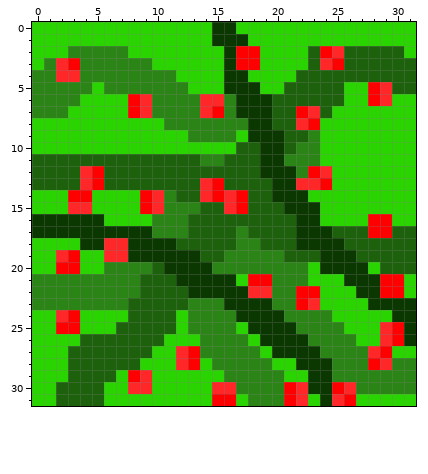
Two versions of one pixel-art sprite, png/bush.png. That is the earlier state.
The file is 32x32 pixels.
Once edited:
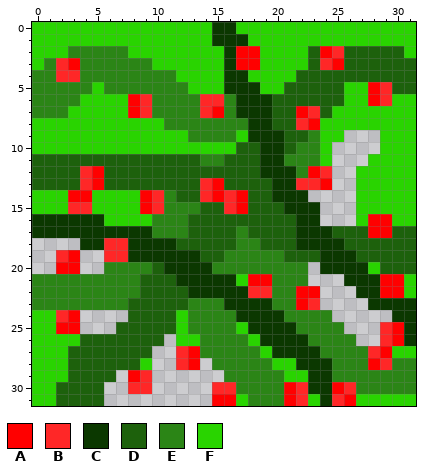
Palette (. is transparent): A #ff0000  B #ff2727  C #0b3800  D #1d610c  E #2b8516  F #29d400
The exact change:
Changed rows in their new state; - is an unchanged pixel.
first column x 0:
 9 --------------------------...-
10 -------------------------....-
11 -------------------------...--
12 -------------------------..---
13 -------------------------..---
14 -----------------------....---
15 ------------------------...---
16 ------------------------...---
18 ....--------------------------
19 ..--..------------------------
20 ..--..-----------------.------
21 -----------------------...----
22 ------------------------...---
23 ------------------------....--
24 ----....-----------------.....
25 ----...-------------------...-
26 -----------.---------------..-
27 ----------..------------------
28 ----------..--.---------------
29 -------.--......--------------
30 ------..--.....---------------
31 ------.........---------------
Where, in picture pixels (left, top, right, bottom), the same in both pictures:
erased: (308, 130, 392, 346)
erased: (32, 238, 104, 274)
erased: (80, 310, 224, 406)
